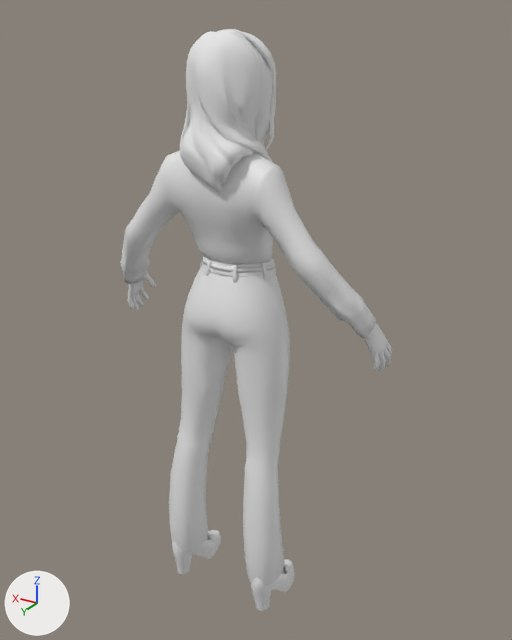
What one commit did to the FBX model public/default.fbx.
Before and after are seen from a camera (50 mm lens) standing at (-1.067, 1.61, 1.802) and looking at (-0.047, -0.09, 0.952). The lights are fixed; the arrows at lower left show +X, +Y and +Z.

Script lines for the objects in view, before the commit:
```python
me_wolf3d_hair = bpy.data.meshes.new('Wolf3D_Hair')
me_wolf3d_hair.from_pydata(...)  # 1501 vertices, 2977 faces; spans x -0.119..0.105, y -0.137..0.119, z 1.381..1.77
me_wolf3d_hair.materials.append(mat_wolf3d_hair)  # white #e7e7e7
me_wolf3d_outfit_bottom = bpy.data.meshes.new('Wolf3D_Outfit_Bottom')
me_wolf3d_outfit_bottom.from_pydata(...)  # 1107 vertices, 2074 faces; spans x -0.208..0.208, y -0.15..0.104, z 0.111..1.16
me_wolf3d_outfit_bottom.materials.append(mat_wolf3d_outfit_bottom)  # white #e7e7e7
me_wolf3d_outfit_top = bpy.data.meshes.new('Wolf3D_Outfit_Top')
me_wolf3d_outfit_top.from_pydata(...)  # 1335 vertices, 2592 faces; spans x -0.438..0.438, y -0.16..0.083, z 0.998..1.545
me_wolf3d_outfit_top.materials.append(mat_wolf3d_outfit_top)  # white #e7e7e7
ob_wolf3d_hair = bpy.data.objects.new('Wolf3D_Hair', me_wolf3d_hair)
ob_wolf3d_hair.location = (0.0, 0.0, 0.0)
ob_wolf3d_outfit_bottom = bpy.data.objects.new('Wolf3D_Outfit_Bottom', me_wolf3d_outfit_bottom)
ob_wolf3d_outfit_bottom.location = (0.0, 0.0, 0.0)
ob_wolf3d_outfit_top = bpy.data.objects.new('Wolf3D_Outfit_Top', me_wolf3d_outfit_top)
ob_wolf3d_outfit_top.location = (0.0, 0.0, 0.0)
# also in view: 'Wolf3D_Outfit_Footwear' at (0.0, -0.024, 0.087); 'Wolf3D_Body' at (0.0, -0.046, 0.561)
```
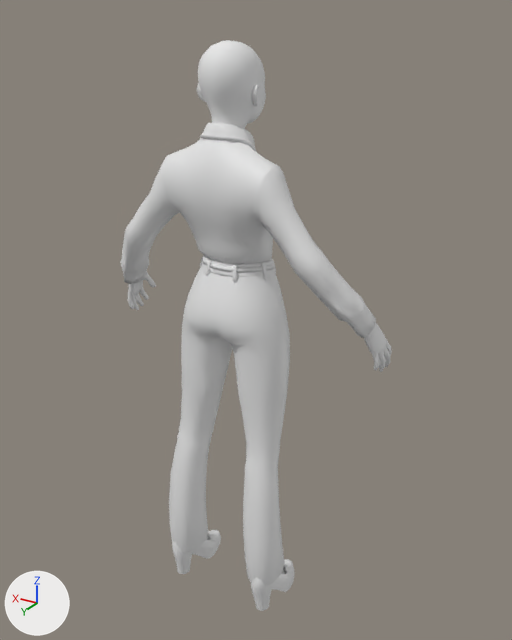
Pixel boxes (x1, y1, x2, y2) of what changed, in the pictures (512 x 640 px):
```json
{"object": "Wolf3D_Hair", "change": "deleted", "before": [180, 29, 276, 191]}
{"object": "Wolf3D_Head", "change": "unchanged, uncovered by the edit", "after": [197, 40, 266, 129]}
```

Edits to the scene script, one JSON object a line:
```json
{"op": "remove", "block": "ob_wolf3d_hair", "code": ["ob_wolf3d_hair = bpy.data.objects.new('Wolf3D_Hair', me_wolf3d_hair)", "ob_wolf3d_hair.location = (0.0, 0.0, 0.0)"]}
```
